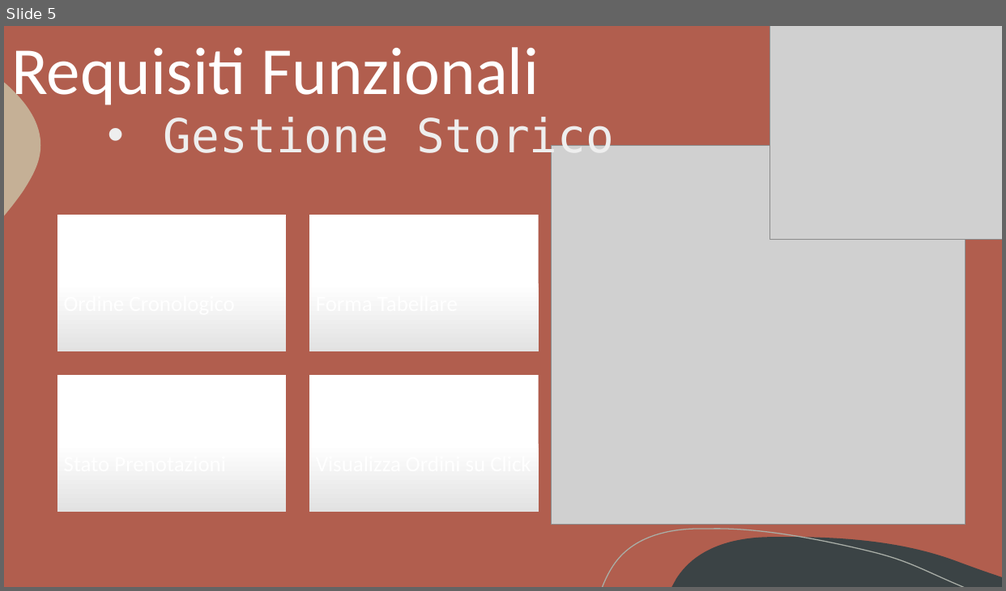
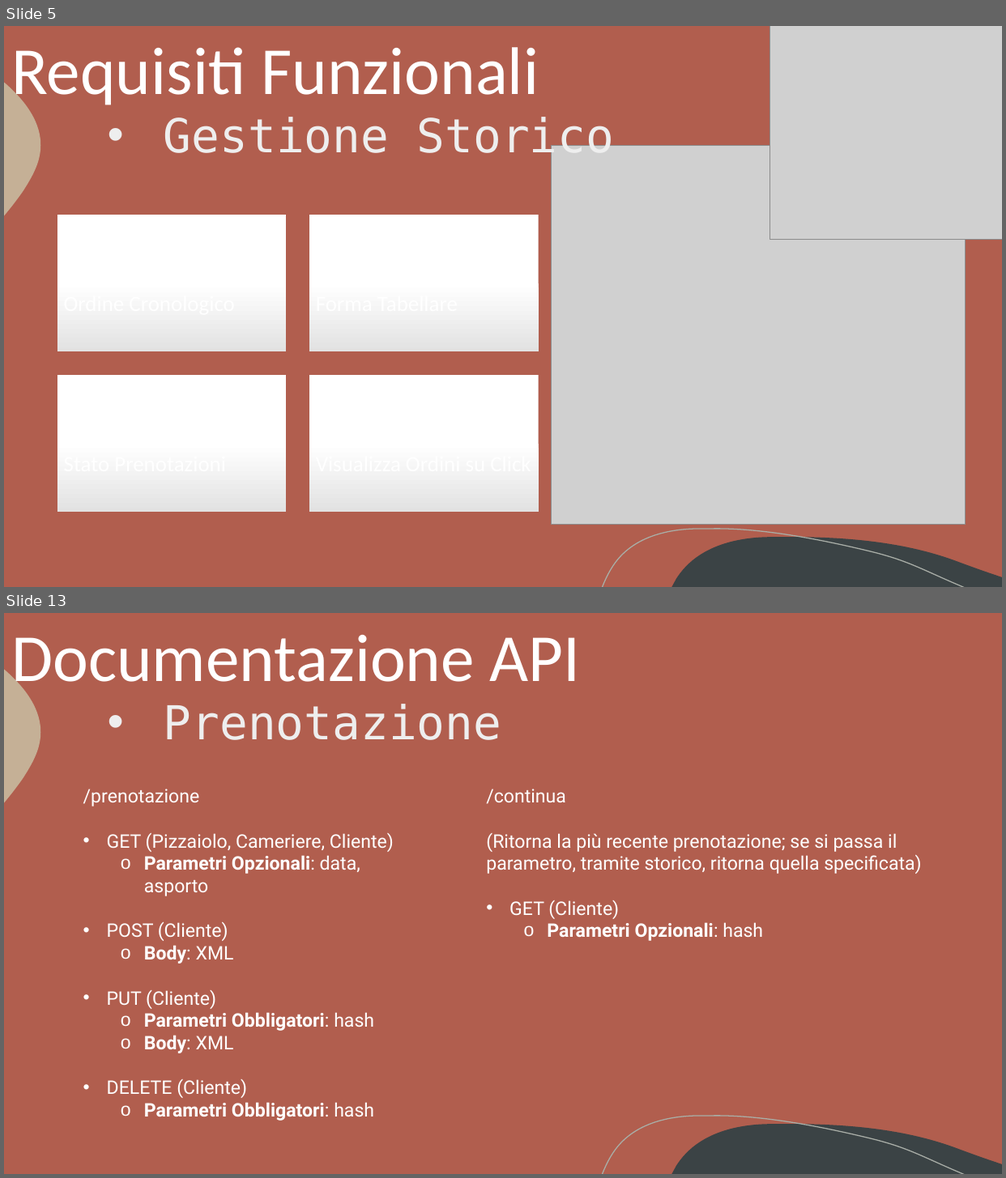
Before and after one commit to Gabriele-P03/Progetto_Ing_Web, a slide deck: appunti/PP/Presentazione.pptx. Shown one above the other, each under a label of ours: slide 5 before the commit, slides 5 and 13 after it; the slides between them are not shown. The pictures are 1006x591 and 1006x1178 pixels, drawn with LibreOffice and Linux fonts; fonts in the diff are those of the drawing; grey boxes stand for pictures. Boxes give left, top, right and bottom in pixels: in the first picture for what was removed or moved away, otherwise in the second. Text is boxed around its words. In the diff, an @@ line names an element or a change of style, - is before the commit and + after.

```diff
--- a/appunti/PP/Presentazione.pptx
+++ b/appunti/PP/Presentazione.pptx
@@ slide 13 added at (4, 613, 1002, 1174), background #B15E4E; not listed: 3 template elements that a slide beside it also shows @@
@@ title added at (11, 635, 581, 697), 64.8 pt, text #FFFFFF @@
+Documentazione API
@@ text added at (164, 704, 501, 740), 45 pt, text #EEEEEE @@
+• Prenotazione
@@ text added at (83, 789, 394, 1121), 18 pt, text #FFFFFF @@
+/prenotazione
+• GET (Pizzaiolo, Cameriere, Cliente)
+  o Parametri Opzionali: data, asporto
+• POST (Cliente)
+  o Body: XML
+• PUT (Cliente)
+  o Parametri Obbligatori: hash
+  o Body: XML
+• DELETE (Cliente)
+  o Parametri Obbligatori: hash
@@ text added at (486, 789, 921, 941), 18 pt, text #FFFFFF @@
+/continua
+(Ritorna la più recente prenotazione; se si passa il parametro, tramite storico, ritorna quella specificata)
+• GET (Cliente)
+  o Parametri Opzionali: hash
```
Also in this commit, not shown: 1 slide changed, 13 other slides added, 1 other file.
